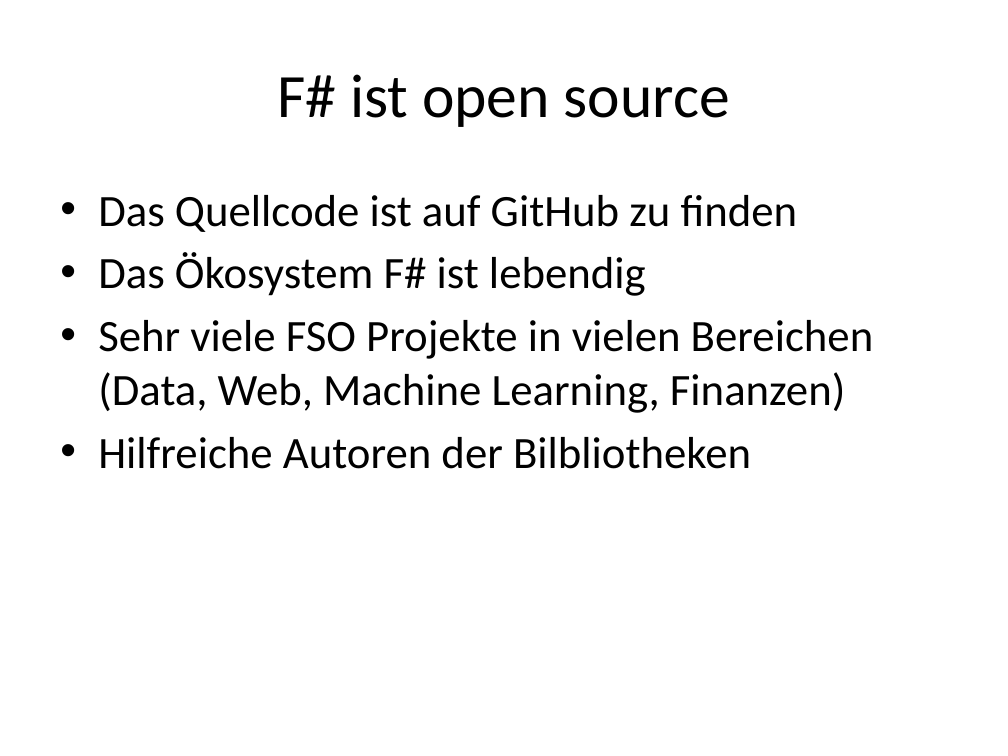
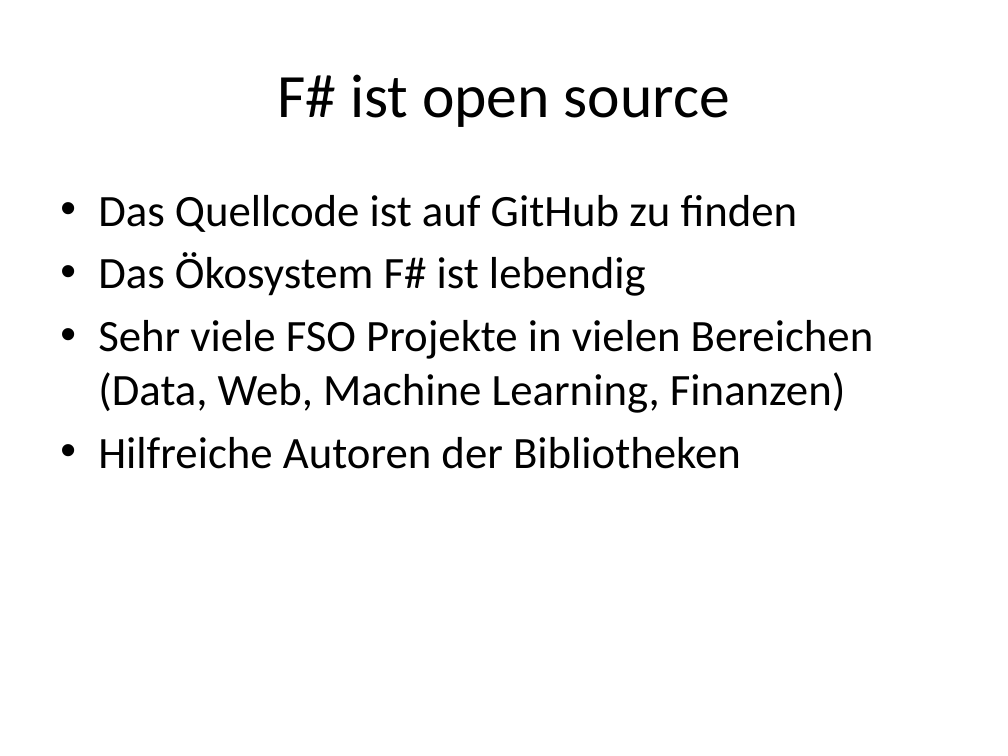
Before and after one commit to ronaldboehm/talks, a slide deck: slide 22 of 20151202/Einführung20151202.pptx. Drawn at 1008x756 pixels with LibreOffice and Linux fonts; fonts in the diff are those of the drawing. Boxes give left, top, right and bottom in pixels: in the first picture for what was removed or moved away, otherwise in the second. Text is boxed around its words. In the diff, an @@ line names an element or a change of style, - is before the commit and + after.

Commit message:
typos
some typos in FsReveal.fsx corrected, only four slides in the .pptx file

```diff
--- a/20151202/Einführung20151202.pptx
+++ b/20151202/Einführung20151202.pptx
@@ text at (x1=98, y1=437, x2=741, y2=469): text changed @@
-• Hilfreiche Autoren der Bilbliotheken
+• Hilfreiche Autoren der Bibliotheken
```
Also in this commit, not shown: 5 other slides changed, 1 other file.
